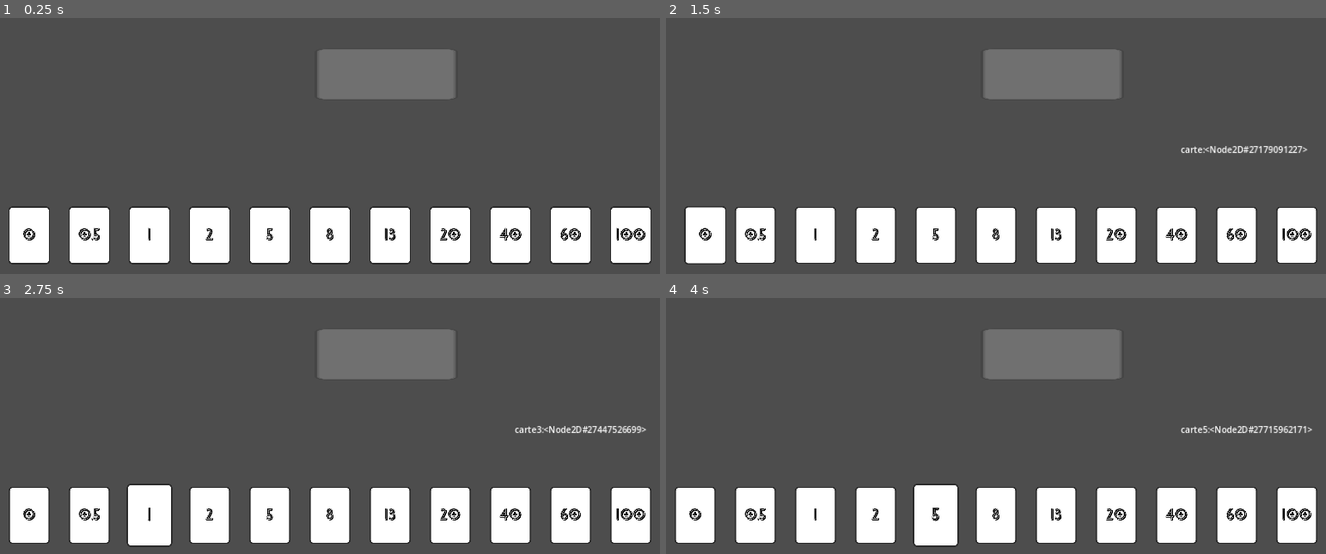
Above: before the commit, frames 1-4 (two rows, left to right).
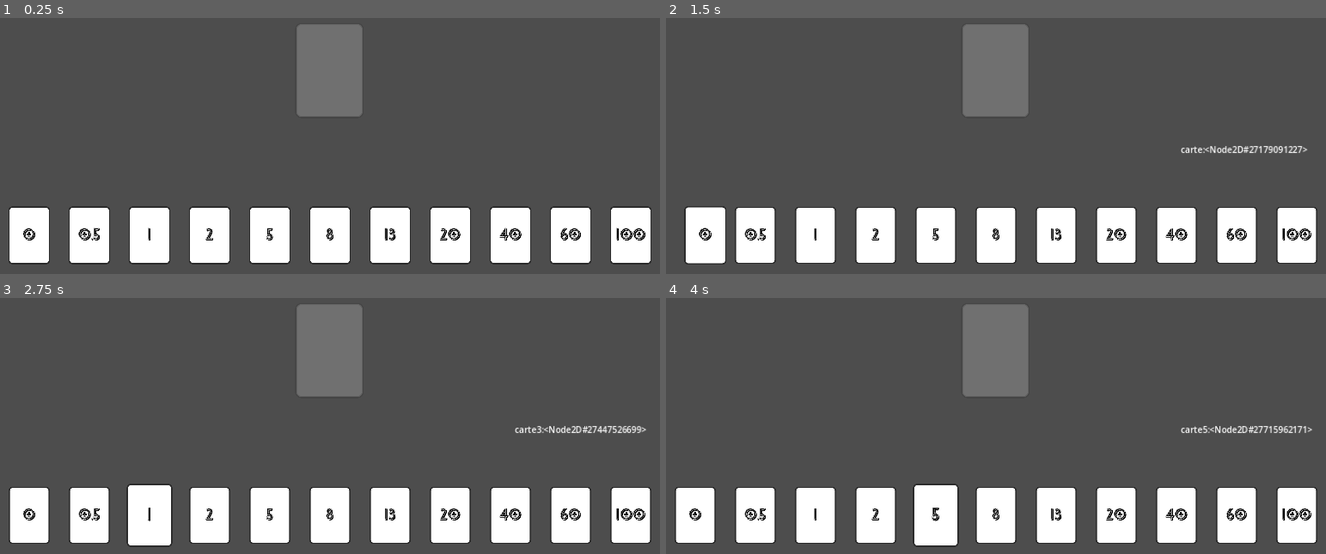
Above: after the commit, the same moments.

Repository: Leo-BERNARD38/ATZA_BERNARD_Conception-Agile
Game: Godot game, scene res://scenes/test_scene.tscn
Two runs of this game, one before a commit and one after it. Both use one fixed random seed, a clock stepped at 60 frames per second and the inputs below.
Inputs (mouse positions are in pixels of both pictures, inside the frame that each line leads up to):
- Up to frame 1 (0.25 s): no input
- Up to frame 2 (1.5 s): move the mouse to (692, 235) at 0.52 s; press the mouse at (692, 235) at 0.53 s; tap Enter at 1.25 s; move the mouse to (758, 235) at 1.27 s; release the mouse at (758, 235) at 1.28 s; click (758, 235) at 1.35 s
- Up to frame 3 (2.75 s): tap Space at 2 s; move the mouse to (151, 515) at 2.02 s; press the mouse at (151, 515) at 2.03 s
- Up to frame 4 (4 s): tap Enter at 2.75 s; move the mouse to (877, 515) at 2.77 s; release the mouse at (877, 515) at 2.78 s; click (877, 515) at 2.85 s; move the mouse to (936, 515) at 3.52 s; press the mouse at (936, 515) at 3.53 s

The runs differ from the first frame. In frame 1, 4.8% of the frame differs, in the area x 45-69%, y 2-39%; in frame 2, 4.8%; in frame 3, 4.8%; in frame 4, 4.8%.

Commit message:
dimensions dépôt carte

Diff:
--- a/Project/scenes/test_scene.tscn
+++ b/Project/scenes/test_scene.tscn
@@ -14,6 +14,6 @@
 offset_bottom = 240.0
 
 [node name="Card_Drop_Area" parent="." node_paths=PackedStringArray("player_hand_node") instance=ExtResource("3_buk2f")]
-position = Vector2(105, -60)
-scale = Vector2(1.04354, 0.272164)
+position = Vector2(-0.999992, -67)
+scale = Vector2(0.5, 0.5)
 player_hand_node = NodePath("../PlayerHand")
